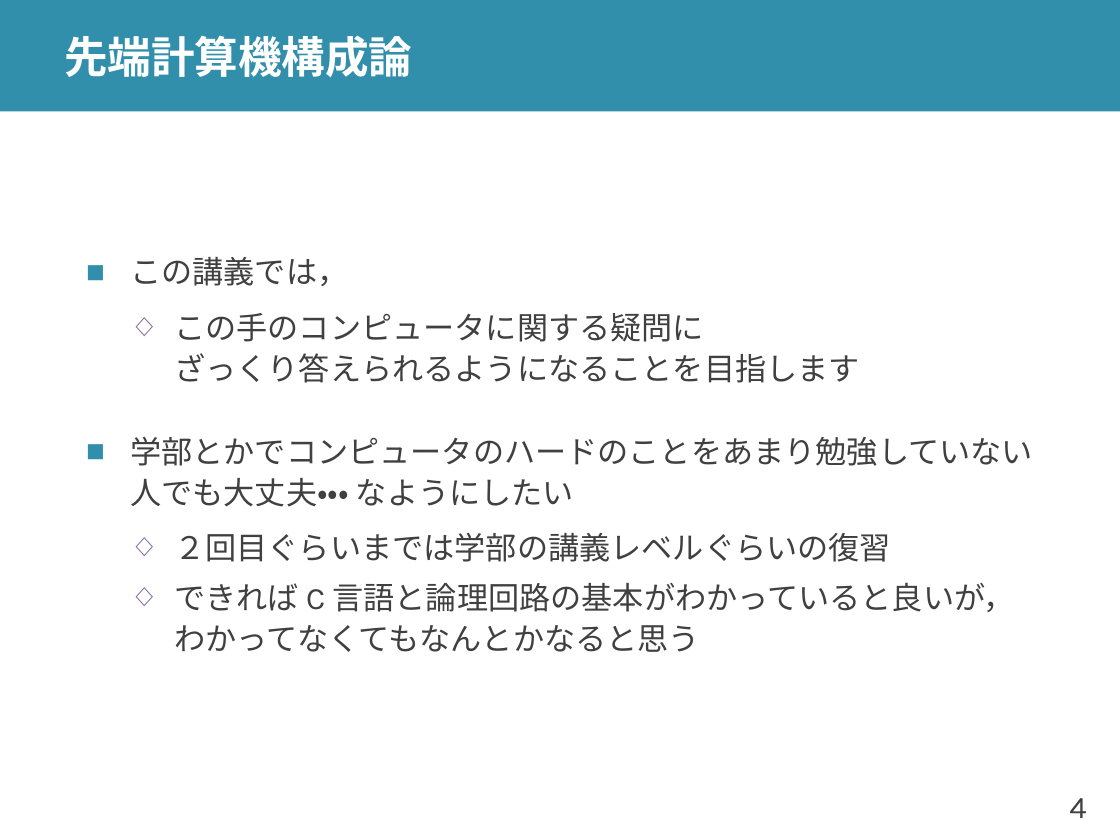
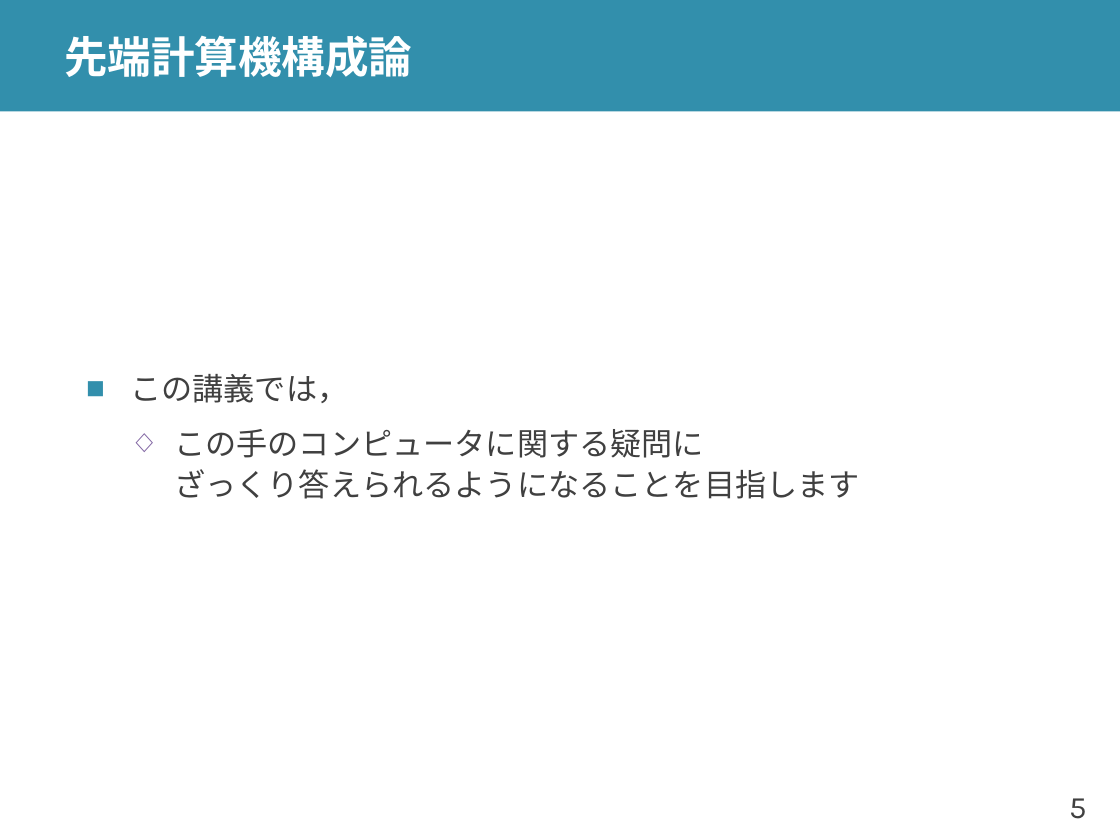
Before and after one commit to shioyadan/advanced-computer-organization, a slide deck: slide 5 of aco-shioya-00.pptx (slide 4 before the commit). Drawn at 1120x840 pixels with LibreOffice and Linux fonts; fonts in the diff are those of the drawing. Boxes give left, top, right and bottom in pixels: in the first picture for what was removed or moved away, otherwise in the second. Text is boxed around its words. In the diff, an @@ line names an element or a change of style, - is before the commit and + after.

```diff
--- a/aco-shioya-00.pptx
+++ b/aco-shioya-00.pptx
@@ text at (x1=130, y1=437, x2=1033, y2=652): paragraphs removed @@
-■ 学部とかでコンピュータのハードのことをあまり勉強していない
-  人でも大丈夫・・・ なようにしたい
-  ◇ ２回目ぐらいまでは学部の講義レベルぐらいの復習
-  ◇ できれば C 言語と論理回路の基本がわかっていると良いが，
-    わかってなくてもなんとかなると思う
@@ page number at (x1=1069, y1=798, x2=1087, y2=819): text changed @@
-4
+5
```
Also in this commit, not shown: 10 other slides changed, 10 slides added, 1 slide removed, 1 other file.
